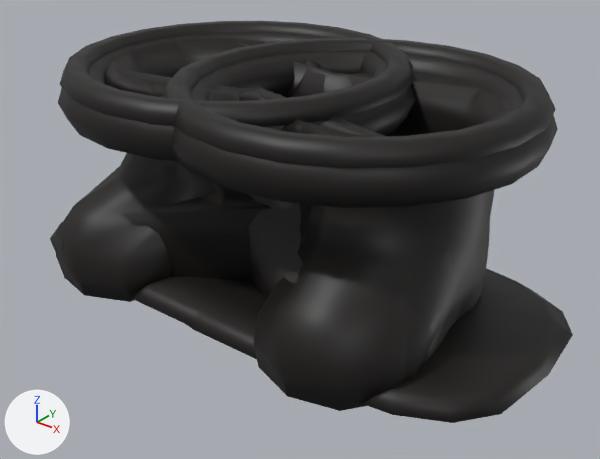
An edit to the glTF model assets/pirates/items/v5/boots_cavalier_female_hi.glb, drawn before and after from the same camera.
One viewpoint serves both versions: a 50 mm lens placed at (0.499, -0.651, 0.434), pointed at (0.025, -0.058, 0.067). Lighting does not change. The marker at lower left points along +X, +Y and +Z. The older version comes first. Vertices at exactly the same position are counted once.

Names of what the first picture shows: 'boots_cavalier_female_hi'.
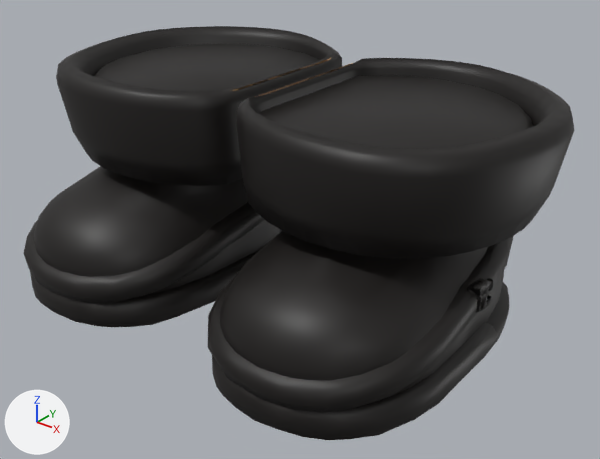
Changed parts and their boxes [x1, y1, x2, y2] in the pictures (600 x 459 px; the box of a moved part takes in the faces that stretch with it):
'boots_cavalier_female_hi', reshaped: before [50, 21, 573, 423]; after [24, 26, 574, 440]
part 1 of me_boots_cavalier_female_hi, rebuilt (37% narrower, 32% shorter): before [56, 38, 509, 405]; after [34, 44, 319, 295]
part 2 of me_boots_cavalier_female_hi, rebuilt (30% narrower, 13% shorter): before [63, 41, 510, 411]; after [220, 75, 533, 396]
part 3 of me_boots_cavalier_female_hi, rebuilt (13% narrower, 26% taller): before [170, 50, 558, 208]; after [236, 58, 574, 258]
part 4 of me_boots_cavalier_female_hi, rebuilt (not visible before): after [232, 58, 331, 91]
part 5 of me_boots_cavalier_female_hi, rebuilt (not visible before): after [255, 63, 353, 97]
part 6 of me_boots_cavalier_female_hi, rebuilt (20% narrower, 24% taller): before [58, 32, 415, 161]; after [56, 26, 342, 186]
part 7 of me_boots_cavalier_female_hi, rebuilt: before [50, 222, 248, 326]; after [30, 251, 258, 327]
part 8 of me_boots_cavalier_female_hi, rebuilt: before [184, 268, 573, 423]; after [212, 282, 509, 440]
part 9 of me_boots_cavalier_female_hi, added: after [467, 278, 493, 313]
part 10 of me_boots_cavalier_female_hi, added: after [208, 235, 514, 412]
part 11 of me_boots_cavalier_female_hi, added: after [24, 203, 264, 304]
part 12 of me_boots_cavalier_female_hi, deleted: before [60, 21, 414, 127]
part 13 of me_boots_cavalier_female_hi, moved or reshaped (not visible afterwards): before [161, 38, 555, 168]

Edits to the bpy script that builds the scene:
```text
Change me_boots_cavalier_female_hi:
    used by ob_boots_cavalier_female_hi; location = (0.0, 0.0, 0.0)
    remove me_boots_cavalier_female_hi.from_pydata(...)  # 3508 vertices, 7056 faces; spans x -0.297..0.295, y -0.219..0.146, z -0.009..0.224
    add me_boots_cavalier_female_hi.from_pydata(...)  # 4222 vertices, 8408 faces; spans x -0.268..0.268, y -0.253..0.116, z -0.007..0.219
    me_boots_cavalier_female_hi part 1: the loose piece of 477 vertices spanning x -0.225..0.22, y -0.218..0.082, z 0.001..0.214 is rebuilt with 502 vertices and now spans x -0.236..-0.012, y -0.242..0.091, z 0.007..0.203
    me_boots_cavalier_female_hi part 2: the loose piece of 477 vertices spanning x -0.221..0.225, y -0.218..0.081, z 0.001..0.214 is rebuilt with 502 vertices and now spans x 0.012..0.237, y -0.243..0.091, z 0.007..0.203
    me_boots_cavalier_female_hi part 3: the loose piece of 176 vertices spanning x -0.109..0.253, y -0.219..0.146, z 0.168..0.218 is rebuilt with 288 vertices and now spans x 0.011..0.268, y -0.179..0.116, z 0.125..0.219
    me_boots_cavalier_female_hi part 4: the loose piece of 176 vertices spanning x -0.249..0.105, y -0.215..0.143, z 0.171..0.215 is rebuilt with 288 vertices and now spans x -0.264..-0.014, y -0.175..0.112, z 0.128..0.216
    me_boots_cavalier_female_hi part 5: the loose piece of 176 vertices spanning x -0.105..0.249, y -0.215..0.143, z 0.171..0.215 is rebuilt with 288 vertices and now spans x 0.014..0.264, y -0.176..0.112, z 0.128..0.216
    me_boots_cavalier_female_hi part 6: the loose piece of 176 vertices spanning x -0.253..0.108, y -0.218..0.146, z 0.168..0.218 is rebuilt with 288 vertices and now spans x -0.268..-0.011, y -0.179..0.116, z 0.125..0.219
    me_boots_cavalier_female_hi part 7: the loose piece of 92 vertices spanning x -0.297..0.137, y -0.191..0.088, z -0.009..0.022 is rebuilt with 121 vertices and now spans x -0.241..-0.02, y -0.25..0.089, z -0.007..0.025
    me_boots_cavalier_female_hi part 8: the loose piece of 92 vertices spanning x -0.139..0.295, y -0.192..0.088, z -0.009..0.022 is rebuilt with 122 vertices and now spans x 0.018..0.237, y -0.25..0.089, z -0.007..0.025
    me_boots_cavalier_female_hi part 9: a new loose piece of 106 vertices spanning x 0.224..0.238, y -0.085..-0.052, z 0.056..0.086, in mat_boots_cavalier
    me_boots_cavalier_female_hi part 10: a new loose piece of 92 vertices spanning x 0.019..0.238, y -0.253..0.079, z 0.019..0.113, in mat_boots_cavalier
    me_boots_cavalier_female_hi part 11: a new loose piece of 92 vertices spanning x -0.242..-0.019, y -0.253..0.077, z 0.02..0.112, in mat_boots_cavalier
    me_boots_cavalier_female_hi part 12: the loose piece of 132 vertices spanning x -0.249..0.104, y -0.214..0.142, z 0.198..0.224 is deleted
    me_boots_cavalier_female_hi part 13: 1 vertex moved within x 0.134, y 0.055, z 0.105; 740 vertices removed from x -0.218..0.249, y -0.215..0.142, z 0.004..0.224; 501 vertices added at x 0.015..0.233, y -0.239..0.088, z 0.01..0.2
    other edits to the shape of me_boots_cavalier_female_hi do not show in these pictures
```
